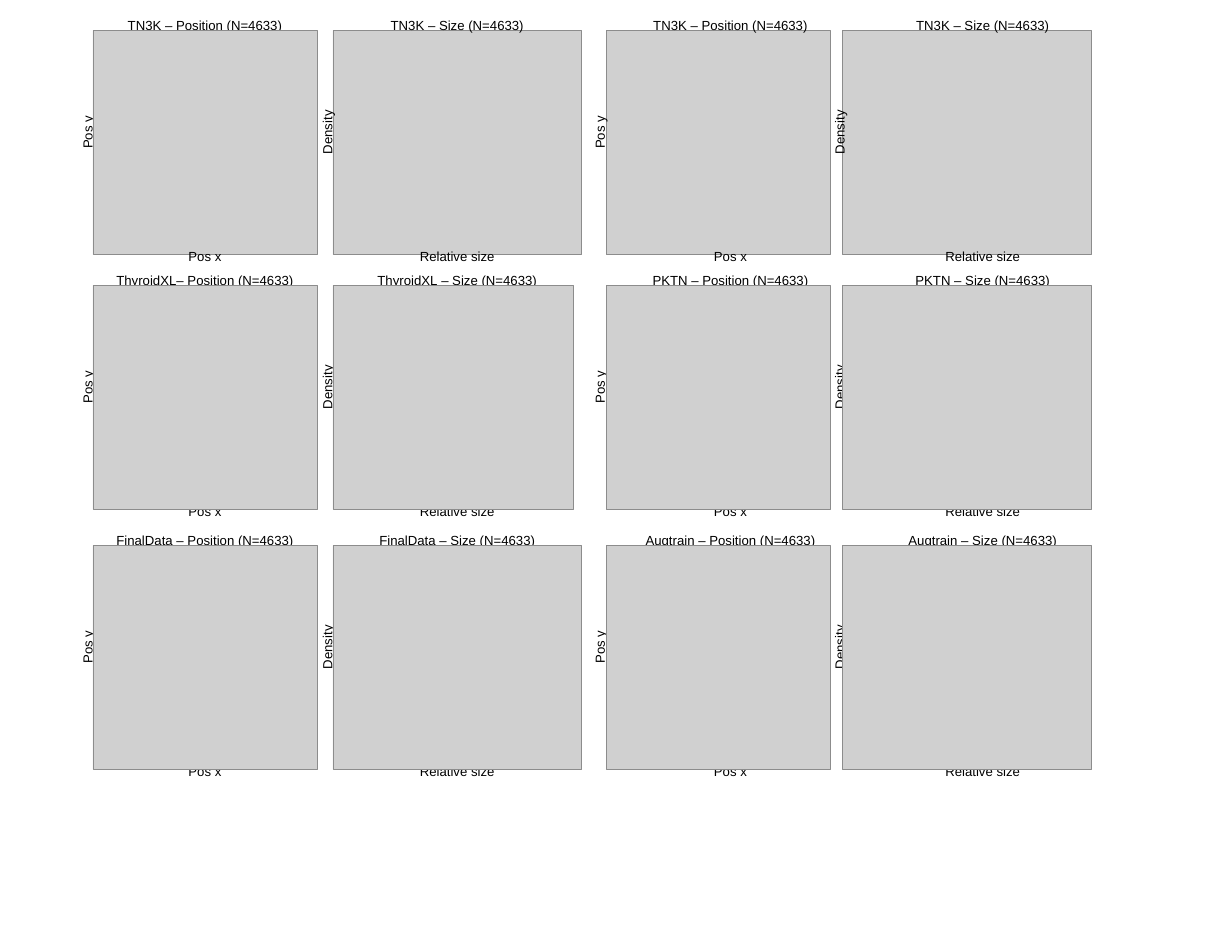
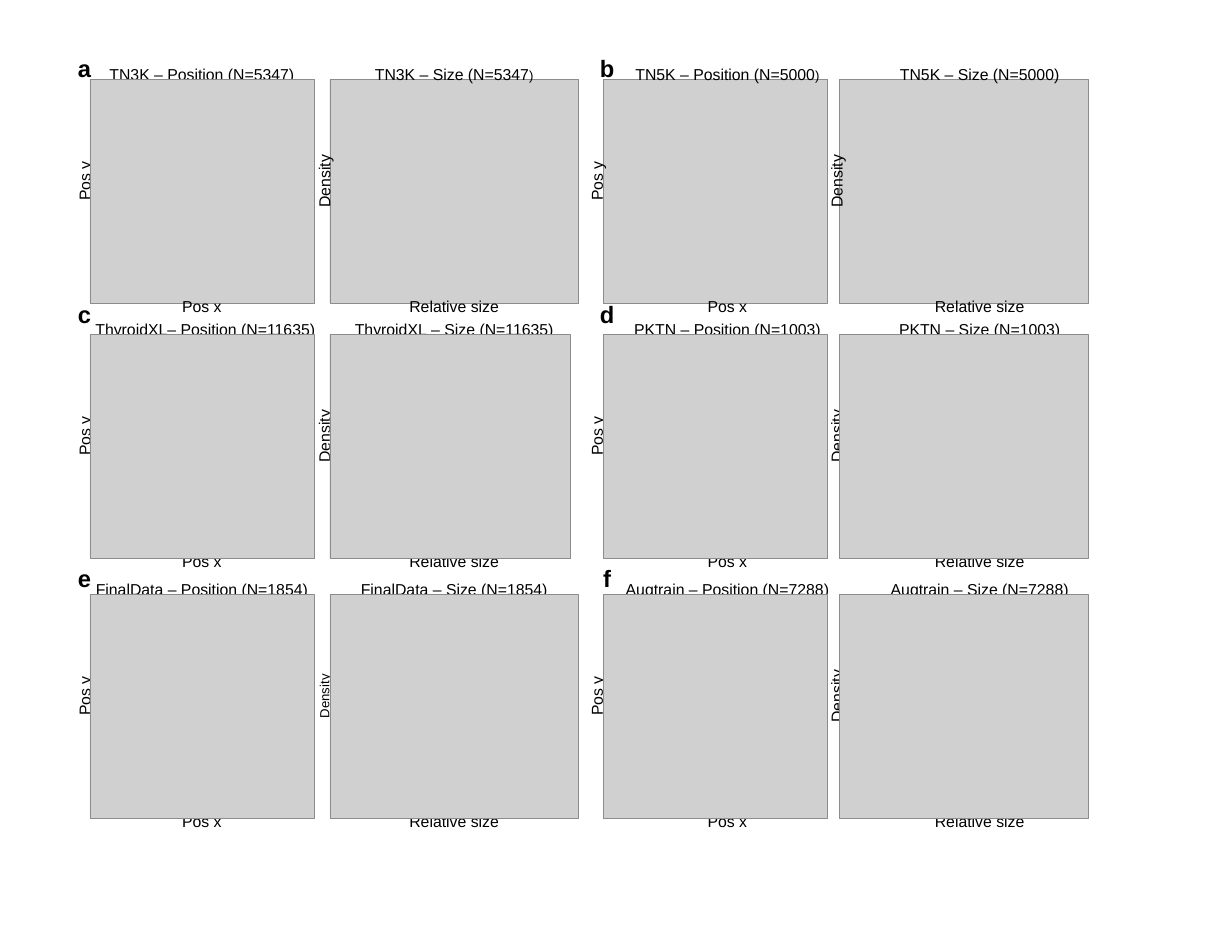
Before and after one commit to ordinary7Zz/my_plot_images, a slide deck: slide 1 of pptx/data_statistics.pptx. Drawn at 1232x933 pixels with LibreOffice and Linux fonts; fonts in the diff are those of the drawing; grey boxes stand for pictures. Boxes give left, top, right and bottom in pixels: in the first picture for what was removed or moved away, otherwise in the second. Text is boxed around its words. In the diff, an @@ line names an element or a change of style, - is before the commit and + after.

```diff
--- a/pptx/data_statistics.pptx
+++ b/pptx/data_statistics.pptx
@@ text added at bbox=[600, 58, 614, 82], 36 pt, text #000000, bold @@
+b
@@ text added at bbox=[78, 64, 91, 82], 36 pt, text #000000, bold @@
+a
@@ text at bbox=[109, 67, 294, 80]: text changed; size 20 to 24 pt @@
-TN3K – Position (N=4633)
+TN3K – Position (N=5347)
@@ text at bbox=[375, 67, 529, 84]: text changed; size 20 to 24 pt @@
-TN3K – Size (N=4633)
+TN3K – Size (N=5347)
@@ text at bbox=[635, 67, 815, 84]: text changed; size 20 to 24 pt @@
-TN3K – Position (N=4633)
+TN5K – Position (N=5000)
@@ text at bbox=[900, 67, 1059, 84]: text changed; size 20 to 24 pt @@
-TN3K – Size (N=4633)
+TN5K – Size (N=5000)
@@ text added at bbox=[78, 310, 91, 324], 36 pt, text #000000, bold @@
+c
@@ text at bbox=[95, 322, 315, 339]: text changed; size 20 to 24 pt @@
-ThyroidXL– Position (N=4633)
+ThyroidXL– Position (N=11635)
@@ text at bbox=[355, 322, 554, 335]: text changed; size 20 to 24 pt @@
-ThyroidXL – Size (N=4633)
+ThyroidXL – Size (N=11635)
@@ text added at bbox=[600, 305, 614, 324], 36 pt, text #000000, bold @@
+d
@@ text at bbox=[634, 322, 820, 335]: text changed; size 20 to 24 pt @@
-PKTN – Position (N=4633)
+PKTN – Position (N=1003)
@@ text at bbox=[899, 322, 1060, 335]: text changed; size 20 to 24 pt @@
-PKTN – Size (N=4633)
+PKTN – Size (N=1003)
@@ 21 texts, 12 pictures: place and size @@
-21 texts, 12 pictures at bbox=[81, 31, 1092, 779]
+21 texts, 12 pictures at bbox=[76, 80, 1088, 831]
@@ 3 texts: place and size @@
-3 texts at bbox=[714, 252, 747, 779]
+3 texts at bbox=[708, 301, 747, 831]
@@ size 20 to 24 pt in 23 elements at bbox=[76, 161, 94, 201], bbox=[316, 160, 334, 207], bbox=[76, 416, 94, 456], bbox=[316, 415, 334, 462], bbox=[76, 676, 94, 716], bbox=[588, 416, 606, 456], bbox=[828, 415, 846, 462], bbox=[588, 161, 606, 201], bbox=[828, 160, 846, 207], bbox=[588, 676, 606, 716], bbox=[828, 675, 846, 722], bbox=[182, 818, 222, 831], bbox=[409, 818, 499, 831], bbox=[708, 818, 747, 831], bbox=[935, 818, 1024, 831], bbox=[182, 301, 222, 316], bbox=[409, 300, 499, 316], bbox=[708, 301, 747, 316], bbox=[935, 300, 1024, 316], bbox=[182, 558, 222, 571], bbox=[409, 558, 499, 571], bbox=[708, 558, 747, 571], bbox=[935, 558, 1024, 571] @@
@@ text added at bbox=[78, 574, 91, 588], 36 pt, text #000000, bold @@
+e
@@ text at bbox=[96, 582, 308, 595]: text changed; size 20 to 24 pt @@
-FinalData – Position (N=4633)
+FinalData – Position (N=1854)
@@ text at bbox=[361, 582, 547, 595]: text changed; size 20 to 24 pt @@
-FinalData – Size (N=4633)
+FinalData – Size (N=1854)
@@ text added at bbox=[603, 570, 611, 587], 36 pt, text #000000, bold @@
+f
@@ text at bbox=[626, 582, 829, 599]: text changed; size 20 to 24 pt @@
-Augtrain – Position (N=4633)
+Augtrain – Position (N=7288)
@@ text at bbox=[891, 582, 1068, 595]: text changed; size 20 to 24 pt @@
-Augtrain – Size (N=4633)
+Augtrain – Size (N=7288)
```
Also in this commit, not shown: 1 other slide changed, 5 other files.
